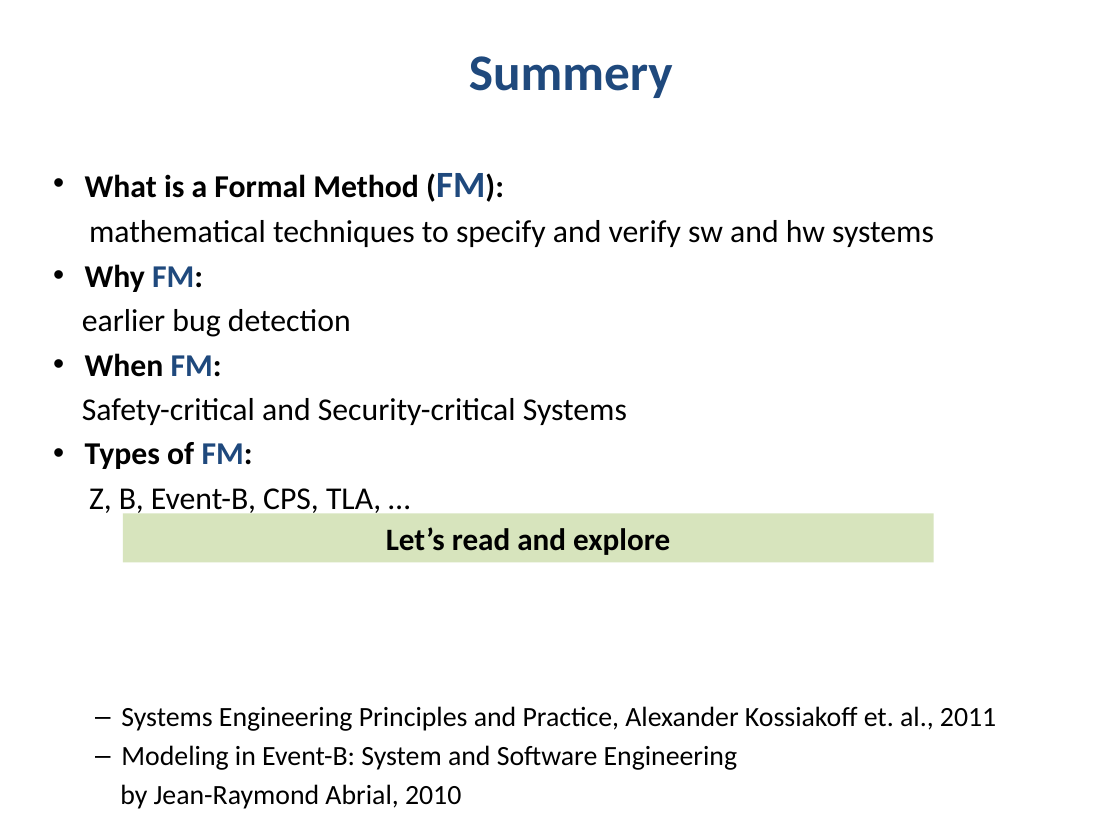
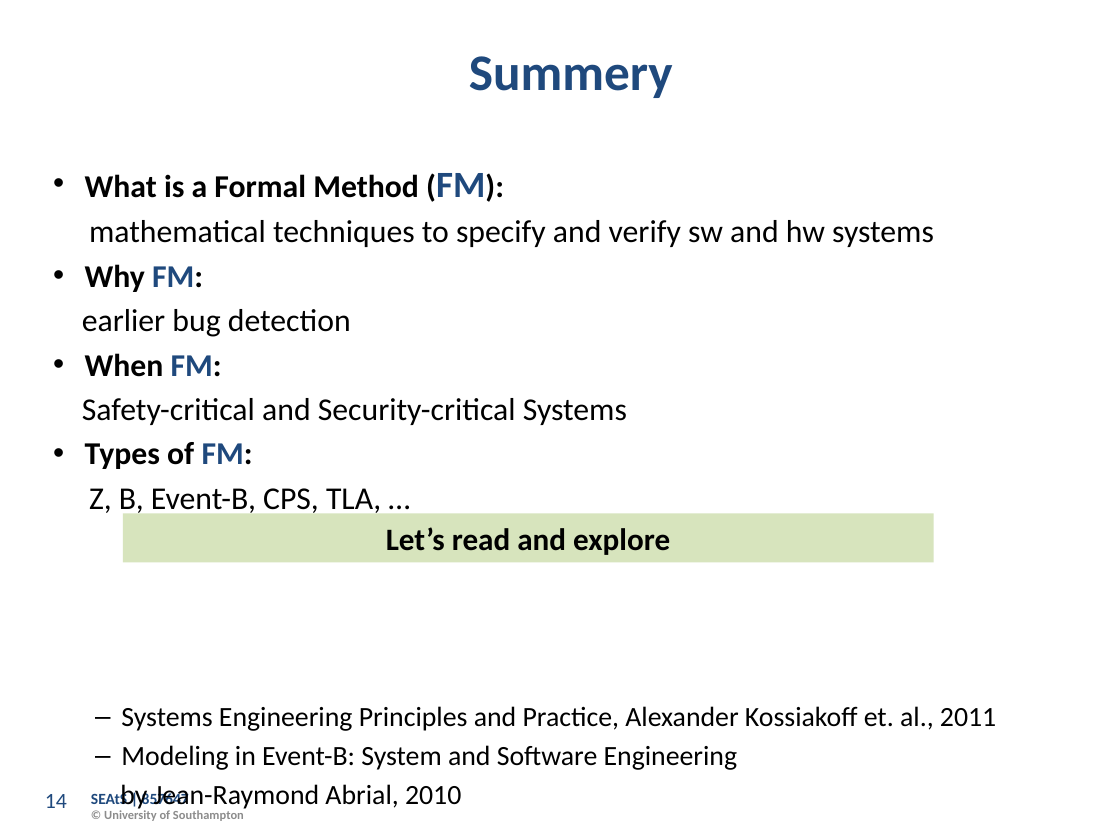
Before and after one commit to Dr-AlHashimy/Module_AICE2005_2627, a slide deck: slide 14 of html/COMP-_L4.1_PreLec.pptx. Drawn at 1120x840 pixels with LibreOffice and Linux fonts; fonts in the diff are those of the drawing; background and template pictures are left out. Boxes give left, top, right and bottom in pixels: in the first picture for what was removed or moved away, otherwise in the second. Text is boxed around its words. In the diff, an @@ line names an element or a change of style, - is before the commit and + after.

```diff
--- a/html/COMP-_L4.1_PreLec.pptx
+++ b/html/COMP-_L4.1_PreLec.pptx
@@ page number added at (45, 794, 67, 808), 14 pt, text #1F497D @@
+14
@@ text added at (91, 790, 244, 821), 8 pt, text #8C8C8C, bold @@
+SEAtS | 857647
+© University of Southampton
```
Also in this commit, not shown: 13 other slides changed, 10 other files.
